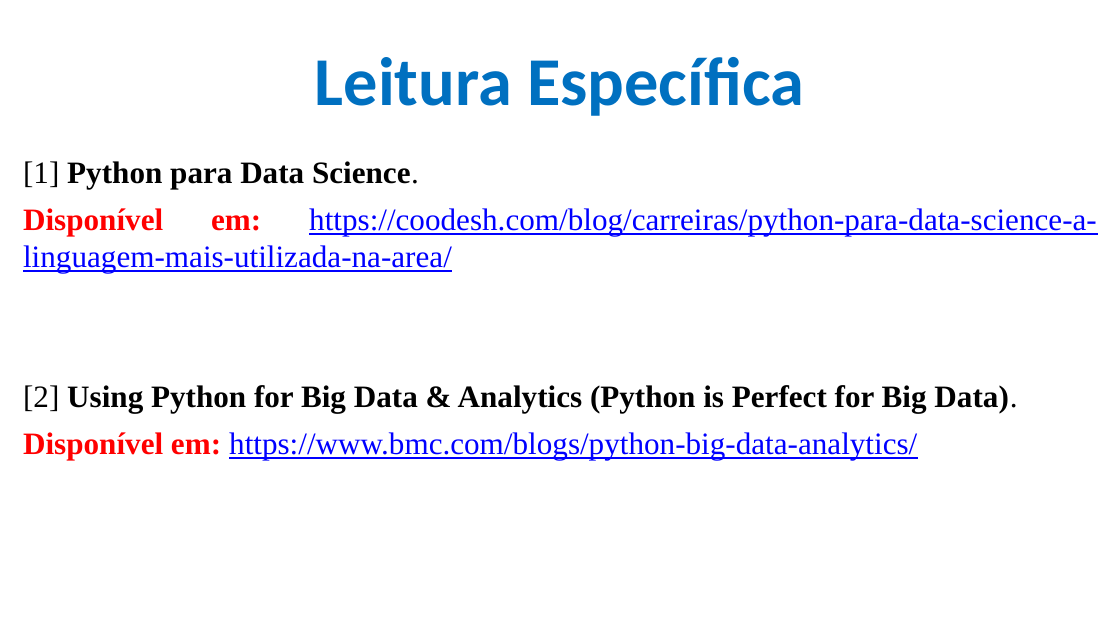
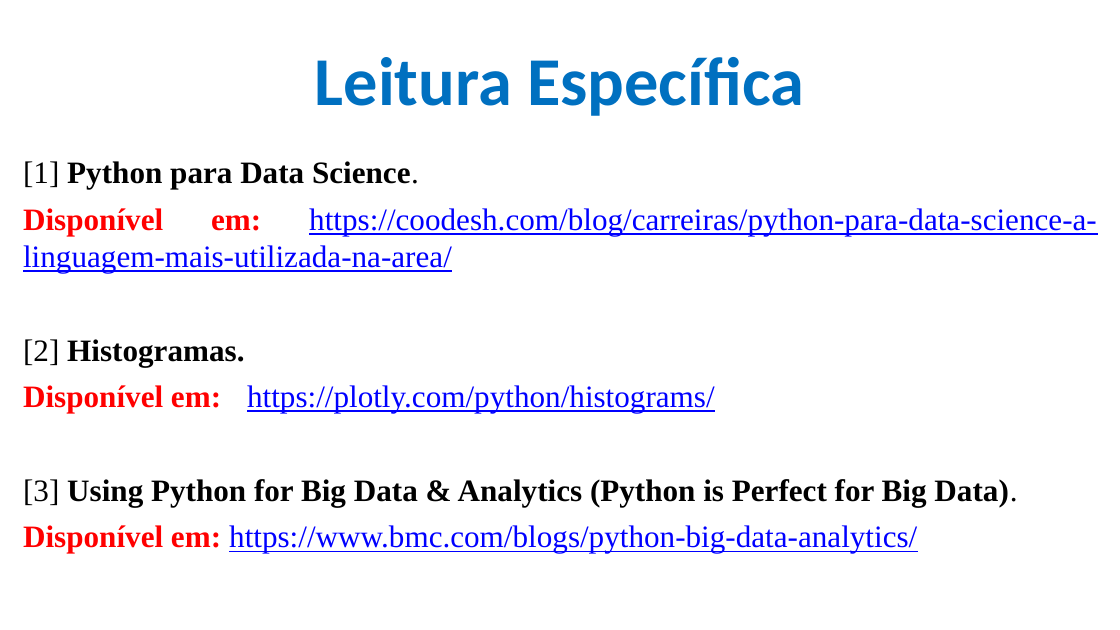
Before and after one commit to CloudEducationBrazil/WydenArea1AplicacaoCloudIndustria40Python, a slide deck: slide 17 of 01 Classes/Aula 11 - Aplicação Cloud Indústria 40 Python Integração Cloud Big Data Parte 2.pptx (slide 4 before the commit). Drawn at 1120x630 pixels with LibreOffice and Linux fonts; fonts in the diff are those of the drawing; background and template pictures are left out. Boxes give left, top, right and bottom in pixels: in the first picture for what was removed or moved away, otherwise in the second. Text is boxed around its words. In the diff, an @@ line names an element or a change of style, - is before the commit and + after.

Commit message:
Aula 11 Cloud IoT Python 29maio2023

```diff
--- a/01 Classes/Aula 11 - Aplicação Cloud Indústria 40 Python Integração Cloud Big Data Parte 2.pptx
+++ b/01 Classes/Aula 11 - Aplicação Cloud Indústria 40 Python Integração Cloud Big Data Parte 2.pptx
@@ text at box(23, 339, 1017, 507): text changed @@
-[2] Using Python for Big Data & Analytics (Python is Perfect for Big Data).
+[2] Histogramas.
+Disponível em: https://plotly.com/python/histograms/
+[3] Using Python for Big Data & Analytics (Python is Perfect for Big Data).
```
Also in this commit, not shown: 2 other slides changed, 13 slides added, 14 other files.
